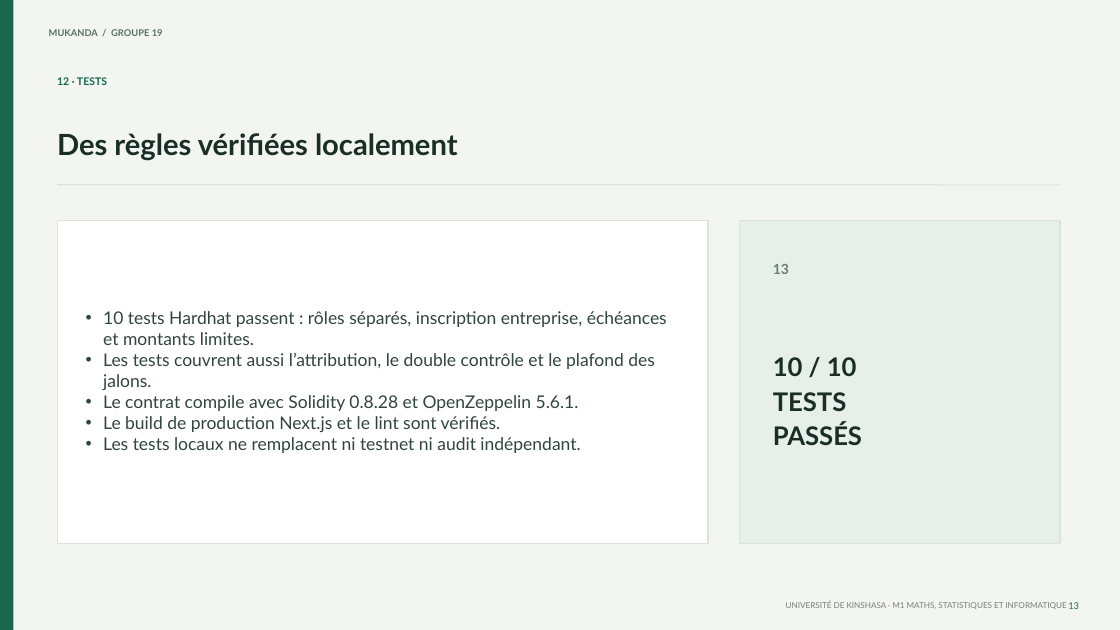
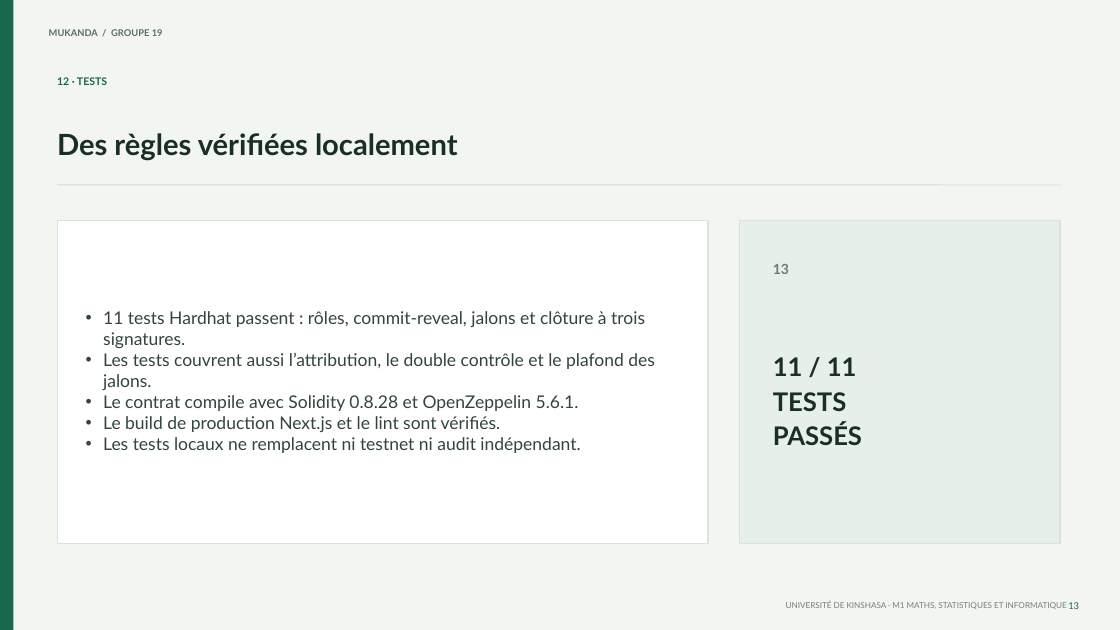
Before and after one commit to BarnabeDewa/master-marches-publics, a slide deck: slide 13 of docs/presentation.pptx. Drawn at 1120x630 pixels with LibreOffice and Linux fonts; fonts in the diff are those of the drawing. Boxes give left, top, right and bottom in pixels: in the first picture for what was removed or moved away, otherwise in the second. Text is boxed around its words. In the diff, an @@ line names an element or a change of style, - is before the commit and + after.

```diff
--- a/docs/presentation.pptx
+++ b/docs/presentation.pptx
@@ text at bbox=[103, 311, 645, 348]: text changed @@
-• 10 tests Hardhat passent : rôles séparés, inscription entreprise, échéances et montants limites.
+• 11 tests Hardhat passent : rôles, commit-reveal, jalons et clôture à trois signatures.
@@ text at bbox=[773, 357, 857, 376]: text changed @@
-10 / 10
+11 / 11
```
Also in this commit, not shown: 1 other slide changed, 12 other files.
